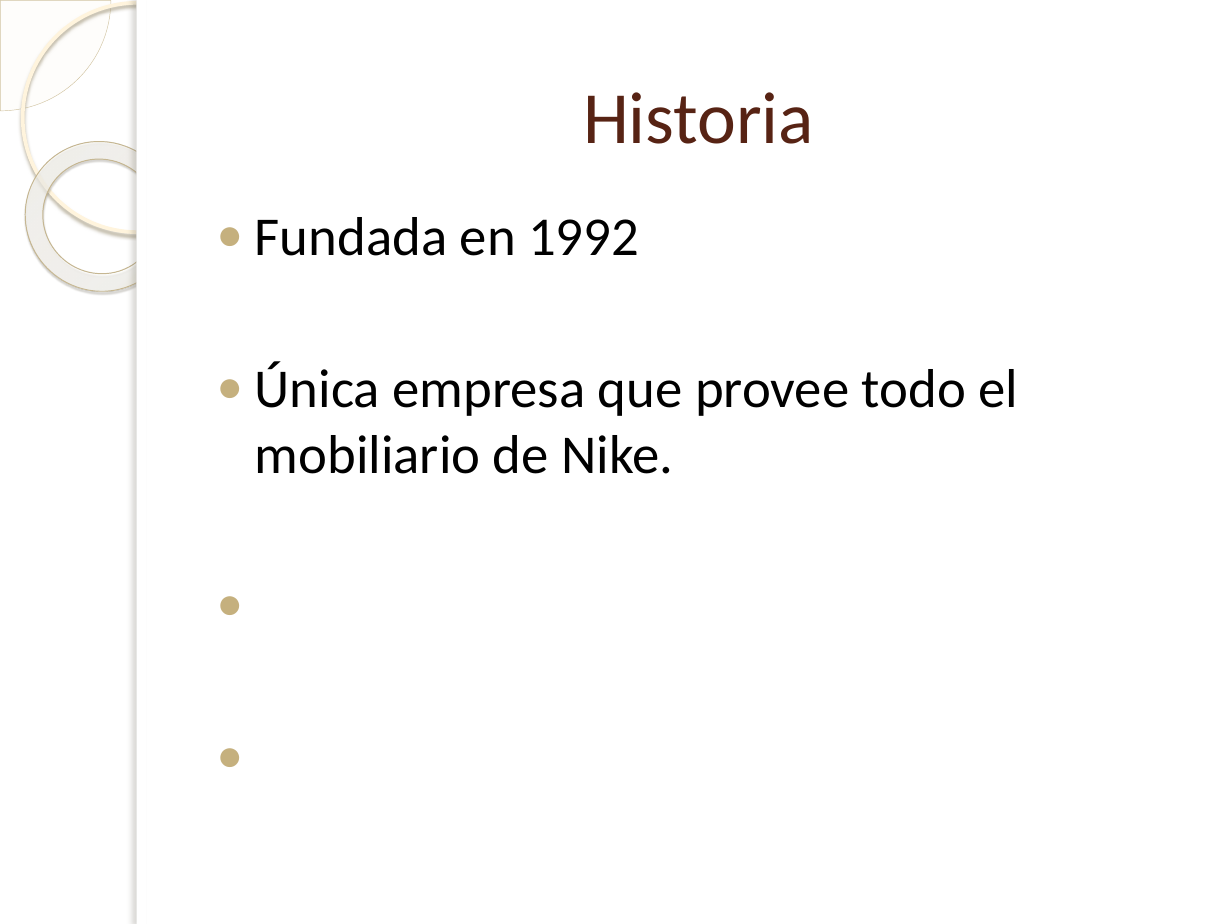
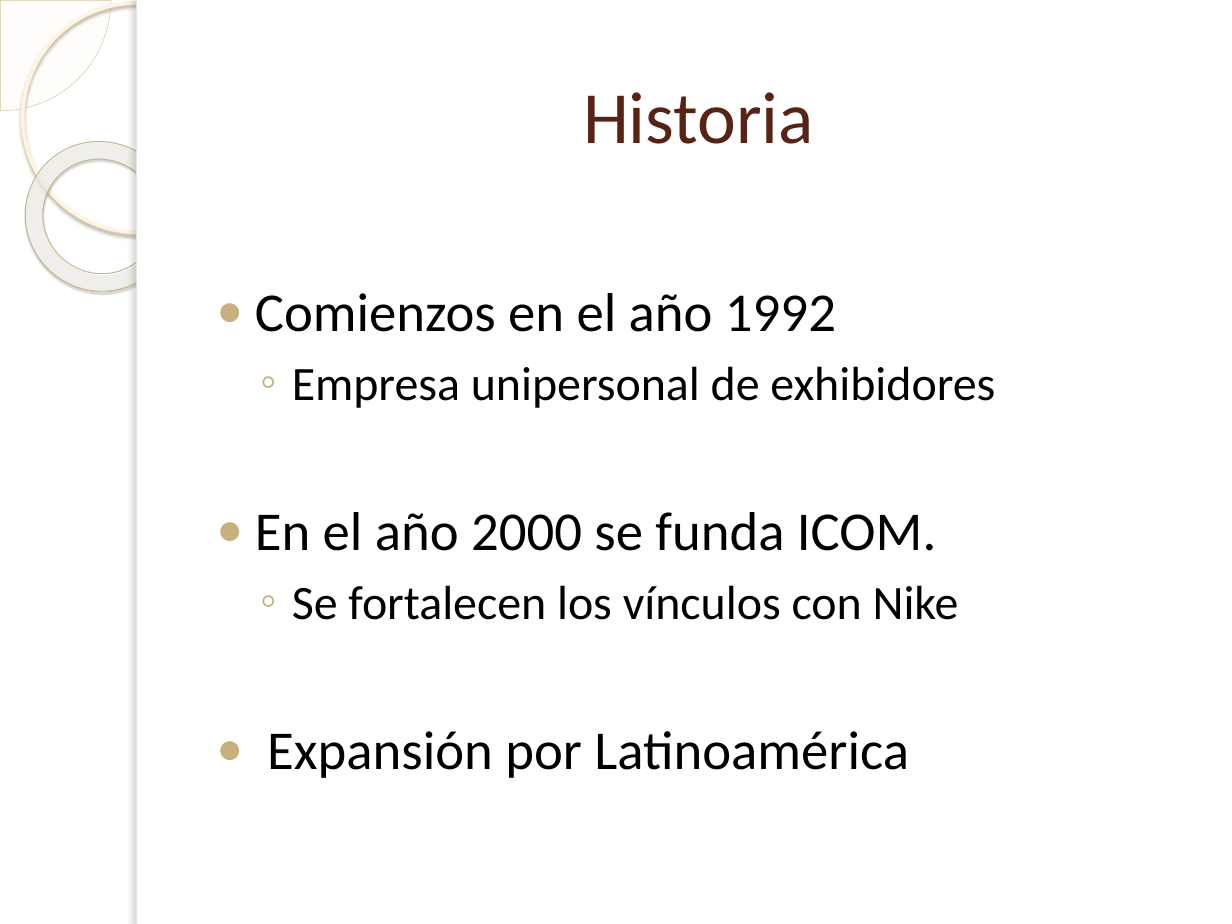
Before and after one commit to Bloodclot24/empresitas, a slide deck: slide 4 of Presentacion/Presentacion.ppsx. Drawn at 1232x924 pixels with LibreOffice and Linux fonts; fonts in the diff are those of the drawing; background and template pictures are left out. Boxes give left, top, right and bottom in pixels: in the first picture for what was removed or moved away, otherwise in the second. Text is boxed around its words. In the diff, an @@ line names an element or a change of style, - is before the commit and + after.

```diff
--- a/Presentacion/Presentacion.ppsx
+++ b/Presentacion/Presentacion.ppsx
@@ text at [255,293,995,778]: text changed @@
-● Fundada en 1992
-● Única empresa que provee todo el mobiliario de Nike.
+● Comienzos en el año 1992
+  ◦ Empresa unipersonal de exhibidores
+● En el año 2000 se funda ICOM.
+  ◦ Se fortalecen los vínculos con Nike
+● Expansión por Latinoamérica
```
Also in this commit, not shown: 10 other slides changed, 15 slides added, 1 slide removed, 5 other files.
